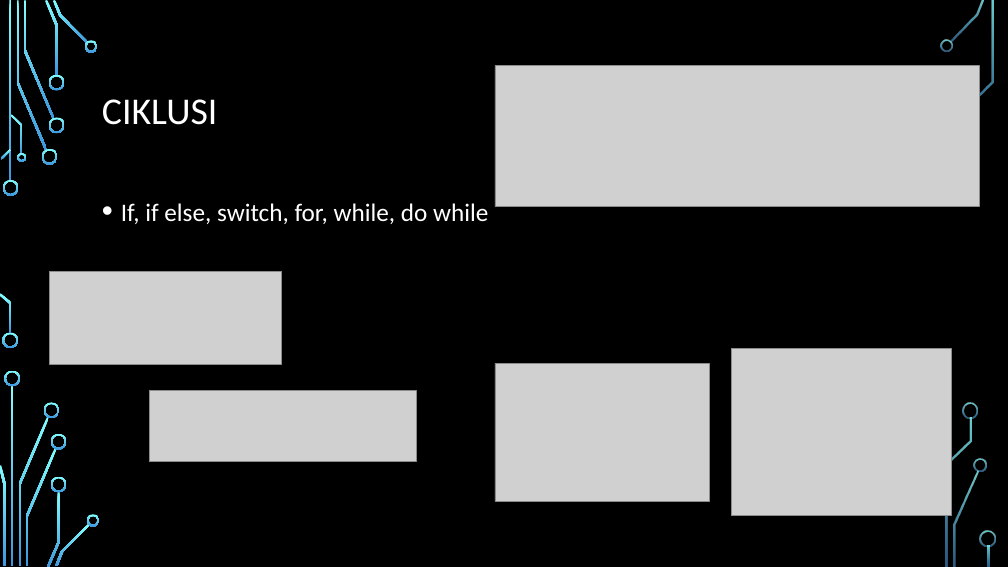
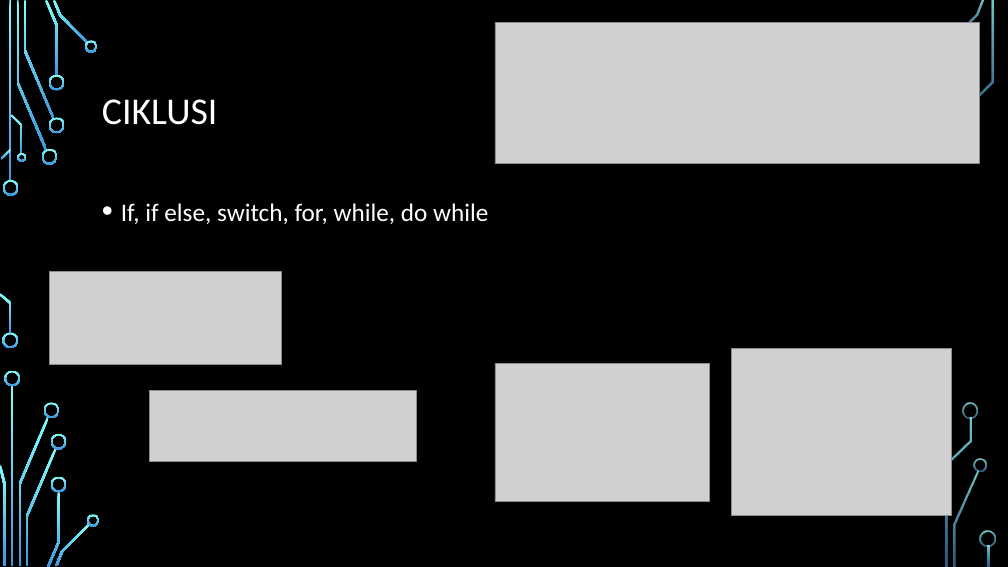
Before and after one commit to MihajloMilojevic/Sekcija, a slide deck: slide 15 of JavaScript/Osnove/Osnove JavaScript – a.pptx. Drawn at 1008x567 pixels with LibreOffice and Linux fonts; fonts in the diff are those of the drawing; grey boxes stand for pictures; background and template pictures are left out. Boxes give left, top, right and bottom in pixels: in the first picture for what was removed or moved away, otherwise in the second. Text is boxed around its words. In the diff, an @@ line names an element or a change of style, - is before the commit and + after.

```diff
--- a/JavaScript/Osnove/Osnove JavaScript – a.pptx
+++ b/JavaScript/Osnove/Osnove JavaScript – a.pptx
@@ picture: place and size @@
-picture at [495, 66, 980, 206]
+picture at [495, 23, 980, 163]
@@ freeform shape removed at [940, 39, 953, 52] @@
```
Also in this commit, not shown: 5 other slides changed, 1 other file.
